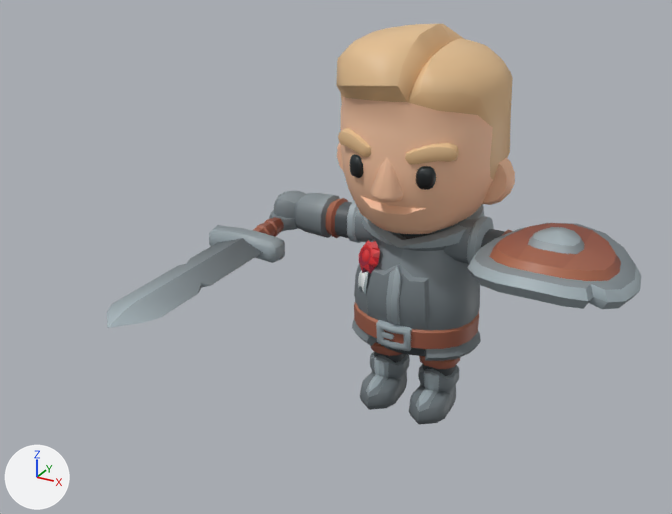
The glTF model csharp/Unciv.Godot/Packs/units/models/unit/Spearman.glb: old version first, new version second.
One viewpoint serves both versions: a camera (50 mm lens) standing at (0.61, -1.414, 0.961) and looking at (-0.034, -0.243, 0.376). Lighting does not change. The marker at lower left points along +X, +Y and +Z. The picture after the commit comes second. Where no turn or scale is listed for an object, it has been applied to the vertices. Vertices at exactly the same position are counted once.

In view in the first picture: '1H_Sword', 'Knight_ArmLeft', 'Knight_ArmRight', 'Knight_Body', 'Knight_Head', 'Knight_LegLeft', 'Knight_LegRight', 'Round_Shield'.
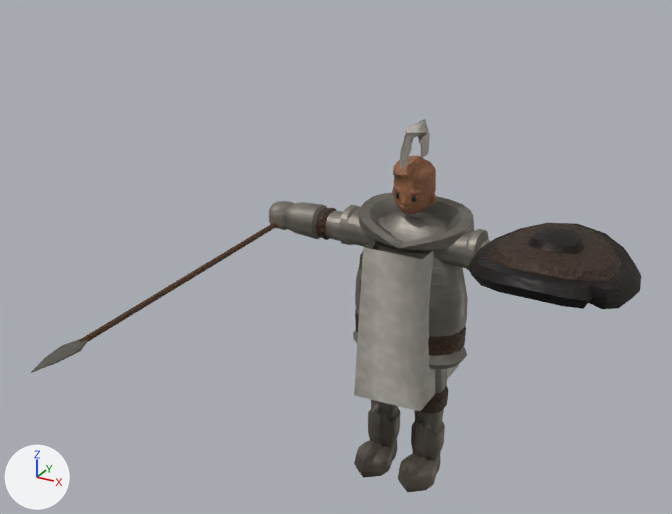
The newer file is also rescaled (x1.063), turned or shifted as a whole; pictures and numbers use the older file's frame.

Where the change shows, as pixel boxes [x1, y1, x2, y2] in the pictures (672 x 514 px):
'Warrior', added
    after: [269, 119, 491, 492]
'Knight_Head', deleted (beige)
    before: [336, 24, 515, 234]
'Knight_Body', deleted
    before: [352, 204, 484, 361]
'Round_Shield', surface changed (darker)
    both: [467, 223, 641, 309]
'1H_Sword', no longer drawn
    before: [107, 210, 298, 328]
'Knight_ArmRight', deleted
    before: [274, 191, 375, 243]
'Knight_LegLeft', deleted
    before: [409, 356, 460, 425]
'Knight_LegRight', deleted
    before: [360, 341, 410, 410]
'Spear', added
    after: [31, 222, 277, 373]
'Knight_ArmLeft', deleted
    before: [431, 216, 512, 264]
part 1 of me_cylinder_010, recoloured (darker)
    both: [489, 223, 621, 281]
part 2 of me_cylinder_010, recoloured (grey to black)
    both: [467, 223, 641, 309]

Diff of the bpy script that builds the scene:
```diff
--- a/csharp/Unciv.Godot/Packs/units/models/unit/Spearman.glb.py
+++ b/csharp/Unciv.Godot/Packs/units/models/unit/Spearman.glb.py
@@ mat_teamcolor @@
 mat_teamcolor = bpy.data.materials.new('TeamColor')
-# nodes: BsdfPrincipled, OutputMaterial, TexImage
-# uses the picture img_knight_texture
+# nodes: BsdfPrincipled, Mix, NormalMap, OutputMaterial, TexImage x2, VertexColor
+# uses the picture img_image_8
+# uses the picture img_image_9
@@ mat_iron @@
+mat_iron = bpy.data.materials.new('Iron')
+# uses the picture img_image_4
+# uses the picture img_image_5
@@ mat_leather @@
+mat_leather = bpy.data.materials.new('Leather')
+# uses the picture img_image_6
+# uses the picture img_image_7
@@ mat_bronze @@
+mat_bronze = bpy.data.materials.new('Bronze')
+# uses the picture img_image_2
+# uses the picture img_image_3
@@ mat_wool @@
+mat_wool = bpy.data.materials.new('Wool')
+# uses the picture img_image_10
+# uses the picture img_image_11
@@ mat_skin @@
+mat_skin = bpy.data.materials.new('Skin')
+# uses the picture img_image_0
+# uses the picture img_image_1
@@ mat_dark @@
+mat_dark = bpy.data.materials.new('Dark')
+mat_dark.use_nodes = True; mat_dark.node_tree.nodes.clear()
+_N = mat_dark.node_tree.nodes; _L = mat_dark.node_tree.links
+n0 = _N.new('ShaderNodeBsdfPrincipled'); n0.name = 'Principled BSDF'
+n0.inputs[2].default_value = 0.45  # 'Roughness'
+n1 = _N.new('ShaderNodeOutputMaterial'); n1.name = 'Material Output'
+n2 = _N.new('ShaderNodeVertexColor'); n2.name = 'Color Attribute'
+_L.new(n0.outputs[0], n1.inputs[0])  # 'BSDF' to 'Surface'
+_L.new(n2.outputs[0], n0.inputs[0])  # 'Color' to 'Base Color'
@@ me_cylinder_010 @@
 me_cylinder_010.from_pydata(...)  # 151 vertices, 284 faces; spans x -0.133..0.133, y -0.133..0.133, z -0.044..0.057
+# me_cylinder_010 part 1: 110 faces spanning x -0.1..0.1, y -0.1..0.1, z -0.044..0.04 switch from mat_teamcolor (picture img_knight_texture) to mat_leather
+# me_cylinder_010 part 2: 174 faces spanning x -0.133..0.133, y -0.133..0.133, z -0.029..0.057 switch from mat_teamcolor (picture img_knight_texture) to mat_iron
@@ ob_knight_armleft @@
-ob_knight_armleft = bpy.data.objects.new('Knight_ArmLeft', me_cube_125)
@@ ob_knight_armright @@
-ob_knight_armright = bpy.data.objects.new('Knight_ArmRight', me_cube_126)
@@ ob_knight_body @@
-ob_knight_body = bpy.data.objects.new('Knight_Body', me_prototypepete_body_020)
@@ ob_knight_head @@
-ob_knight_head = bpy.data.objects.new('Knight_Head', me_prototypepete_head_001)
@@ ob_knight_legleft @@
-ob_knight_legleft = bpy.data.objects.new('Knight_LegLeft', me_cube_128)
@@ ob_knight_legright @@
-ob_knight_legright = bpy.data.objects.new('Knight_LegRight', me_cube_127)
@@ ob_1h_sword @@
-ob_1h_sword = bpy.data.objects.new('1H_Sword', me_cube_11839)
+ob_1h_sword = bpy.data.objects.new('1H_Sword', None)
 ob_1h_sword.location = (-0.267, -0.088, 0.317)
@@ ob_spear @@
+ob_spear = bpy.data.objects.new('Spear', me_mesh_spear)  # 57 vertices, 106 faces; spans x -0.018..0.018, y -0.573..0.159, z -0.005..0.005
+ob_spear.location = (-0.271, -0.089, 0.317)
@@ ob_warrior @@
+ob_warrior = bpy.data.objects.new('Warrior', me_mesh_skinned)  # 2389 vertices, 4444 faces; spans x -0.291..0.291, y -0.091..0.093, z 0.008..0.693
+ob_warrior.location = (-0.002, -0.024, -0.153)
```
